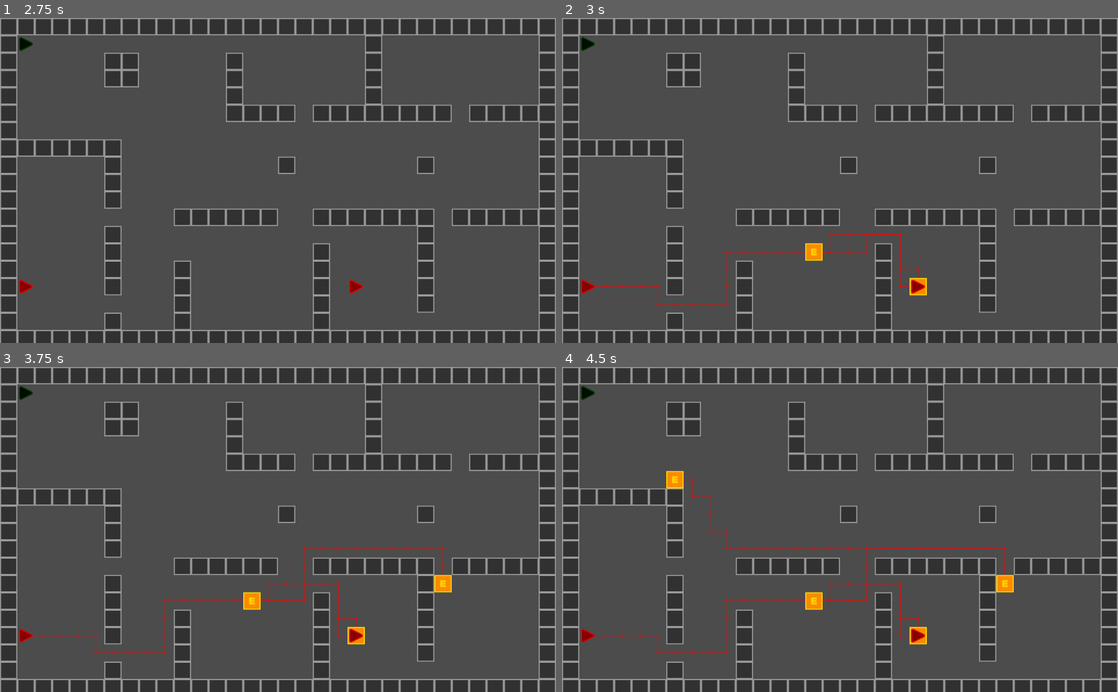
Above: before the commit, frames 1-4 (two rows, left to right).
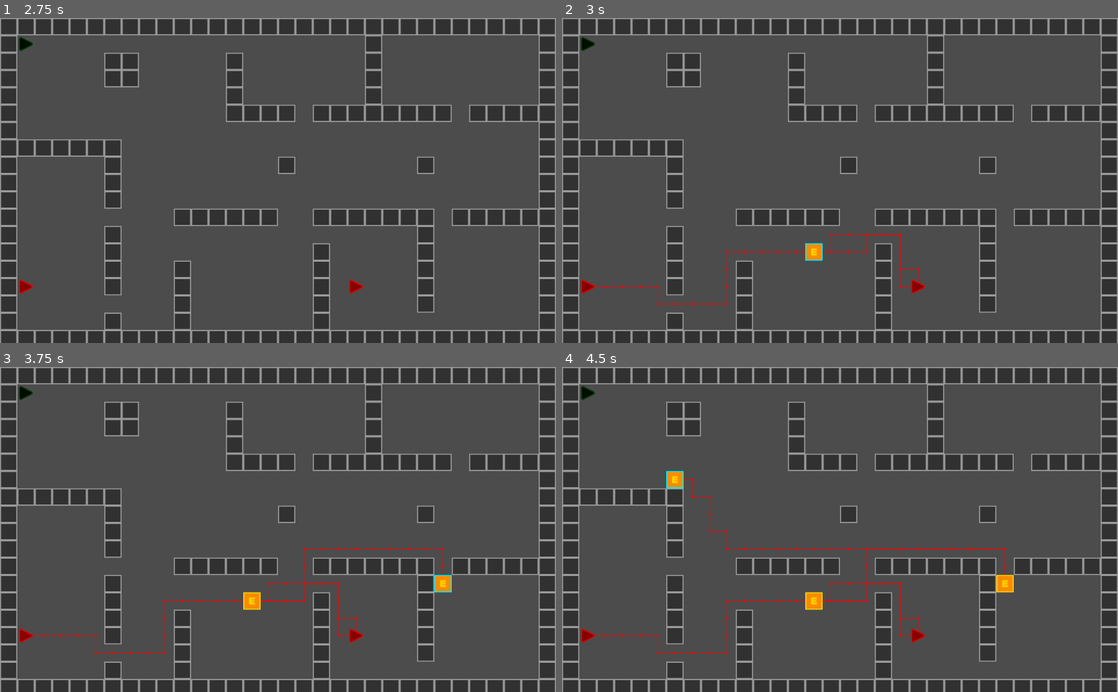
Above: after the commit, the same moments.

Repository: Matthew-Underwood/Jasper
Game: Godot game, scene res://Main.tscn
Same seed, same stepped clock (60 frames per second), same inputs: the game is played once before the commit and once after it.
Inputs (mouse positions are in pixels of both pictures, inside the frame that each line leads up to):
- Up to frame 1 (2.75 s): tap Enter at 0.5, 2 s; move the mouse to (27, 44) at 0.52 s; press the mouse at (27, 44) at 0.53 s; tap Space at 1.25 s; move the mouse to (27, 287) at 1.27 s; release the mouse at (27, 287) at 1.28 s; click (27, 287) at 1.35 s; move the mouse to (355, 287) at 2.02 s; press the mouse at (355, 287) at 2.03 s
- Up to frame 2 (3 s): tap Space at 2.75 s; move the mouse to (812, 245) at 2.77 s; release the mouse at (812, 245) at 2.78 s; click (812, 245) at 2.85 s
- Up to frame 3 (3.75 s): tap Enter at 3.5 s; move the mouse to (444, 578) at 3.52 s; press the mouse at (444, 578) at 3.53 s
- Up to frame 4 (4.5 s): tap Space at 4.25 s; move the mouse to (673, 480) at 4.27 s; release the mouse at (673, 480) at 4.28 s; click (673, 480) at 4.35 s

Frame 1 is identical in both runs. In frame 2, 0.2% of the frame differs, in the area x 43-66%, y 69-86%; in frame 3, 0.2%; in frame 4, 0.2%, in the area x 18-66%, y 31-86%.

Commit message:
Select waypoints
Select the way points. Need to work on moving way points in another branch.

Diff:
--- a/Area2D.gd
+++ b/Area2D.gd
@@ -2,7 +2,7 @@
 
 
 func _input_event(camera, event, id):
-	if event.is_action_pressed("click"):
+	if event.is_action_pressed("confirm_click"):
 		var tileMap = get_node("/root/Node2D/TileMap")
 		var characterInfo = get_parent().getCharacterInfo()
 		tileMap.getPath(characterInfo)
--- /dev/null
+++ b/ChangeState.gd
@@ -0,0 +1,23 @@
+extends Node2D
+
+var _selectedNode
+var _plainNode
+var _waypointParent
+
+func _ready():
+	_selectedNode = get_node("Selected")
+	_plainNode = get_node("Plain")
+
+func setWayPointParent(waypointParent):
+	_waypointParent = waypointParent
+
+func _on_ChangeState_input_event(viewport, event, shape_idx):
+	if event.is_action_pressed("confirm_click"):
+		print("waypoint input")
+		if !_waypointParent.get_children().empty():
+			for waypoint in _waypointParent.get_children():
+				waypoint.get_node("Selected").visible = false
+				waypoint.get_node("Plain").visible = true
+		_selectedNode.visible = true
+		_plainNode.visible = false
+		get_tree().set_input_as_handled()
--- a/Main.tscn
+++ b/Main.tscn
@@ -15,3 +15,5 @@
 script = ExtResource( 1 )
 
 [node name="Characters" type="Node2D" parent="."]
+
+[node name="WayPoints" type="Node2D" parent="."]
--- a/Position2D.gd
+++ b/Position2D.gd
@@ -35,7 +35,8 @@
 #		_target_point_world = _path[0]
 
 func _unhandled_input(event):
-	if event.is_action_pressed("click"):
+	if event.is_action_pressed("confirm_click"):
+		print("unhandled")
 		var global_mouse_pos = get_global_mouse_position()
 		_target_position = global_mouse_pos
 		_change_state(States.FOLLOW)
@@ -52,6 +53,10 @@
 
 func _change_state(new_state):
 	if new_state == States.FOLLOW:
+		if get_node("/root/Node2D/TileMap").hasPath(_characterInfo, _target_position):
+			print("has path")
+			return
+
 		_path = get_node("/root/Node2D/TileMap").createPath(
 			_characterInfo,
 			position,
--- a/TileMap.gd
+++ b/TileMap.gd
@@ -12,11 +12,16 @@
 var _obstacles : Array
 var _waypoints: WayPoints
 var _previousClickedWayPoint
+var _selected = false
+var _waypointNode
+var _wayPointParentNode
 
 func _ready():
+	_wayPointParentNode = get_tree().get_root().get_node("Node2D/WayPoints")
 	var pathingFactory = load("res://classes/pathing_factory.gd")
 	var waypoints = load("res://classes/pathing/waypoints.gd")
 	var map = load("res://classes/map.gd")
+	_waypointNode = load("res://waypoint.tscn")
 	_waypoints = waypoints.new()
 	_map = map.new(Vector2(32, 19))
 	pathingFactory = pathingFactory.new()
@@ -30,9 +35,6 @@
 
 	if !_pointPaths.has(id) || _pointPaths[id].empty():
 		return
-
-	for waypoint in _waypoints.getAll(id):
-		set_cell(waypoint["end"].x, waypoint["end"].y, 2)
 
 	for index in range(1, len(_pointPaths[id])):
 		var previousIndex = index - 1
@@ -49,6 +51,14 @@
 		if id != currentId:
 			_clearPreviousPathDrawing(id)
 	_recalculatePath(currentId)
+	if !_waypoints.has(currentId, 0):
+		return
+	for waypoint in _waypoints.getAll(currentId):
+		_addWayPointNode(waypoint["end"])
+
+
+func hasPath(characterInfo : CharacterInfo, targetPoint : Vector2) -> bool:
+	return _waypoints.hasPosition(characterInfo.getId(), world_to_map(targetPoint))
 
 func createPath(characterInfo : CharacterInfo, startPoint : Vector2, targetPoint : Vector2):
 
@@ -75,31 +85,32 @@
 		var points = _pathing.getPath(waypoint["start"], waypoint["end"])
 		for point in points:
 			_pointPaths[id].append(point)
+
 	update()
 
 func _clearPreviousPathDrawing(id : int):
 	if !_waypoints.has(id, 0):
 		return
 
-	for waypoint in _waypoints.getAll(id):
-		set_cell(waypoint["end"].x, waypoint["end"].y, -1)
-
+	for wayPoint in _wayPointParentNode.get_children():
+		wayPoint.queue_free()
 	update()
 
-func _input(event):
-	if event is InputEventMouseButton && event.is_pressed():
-		var clickedPos = world_to_map(event.position)
-		var cell = get_cell(clickedPos.x, clickedPos.y)
-		if cell == 2:
-			var id = _characterInfo.getId()
-			if _previousClickedWayPoint != null && _waypoints.hasPosition(id, _previousClickedWayPoint):
-				set_cellv(_previousClickedWayPoint, 2)
-			elif _previousClickedWayPoint != null:
-				set_cellv(_previousClickedWayPoint, get_cellv(_previousClickedWayPoint))
-
-			set_cellv(clickedPos, 3)
-			_previousClickedWayPoint = clickedPos
-			get_tree().set_input_as_handled()
+#func _input(event):
+#	if event is InputEventMouseButton && event.is_pressed():
+#		var clickedPos = world_to_map(event.position)
+#		var cell = get_cell(clickedPos.x, clickedPos.y)
+#		if cell == 2:
+#			var id = _characterInfo.getId()
+#			if _previousClickedWayPoint != null && _waypoints.hasPosition(id, _previousClickedWayPoint):
+#				set_cellv(_previousClickedWayPoint, 2)
+#			elif _previousClickedWayPoint != null:
+#				set_cellv(_previousClickedWayPoint, get_cellv(_previousClickedWayPoint))
+#
+#			set_cellv(clickedPos, 3)
+#			_selected = true
+#			_previousClickedWayPoint = clickedPos
+#			get_tree().set_input_as_handled()
 
 
 func _setPathStartPosition(value):
@@ -121,5 +132,17 @@
 	else:
 		var lastItem = _waypoints.getLastItem(_characterInfo.getId())
 		_waypoints.add(_characterInfo.getId(), lastItem["end"], value)
-	set_cell(value.x, value.y, 2)
+	_addWayPointNode(value)
 	pathEndPosition = value
+
+
+func _getTileMapCentrePoint(mapPoint : Vector2) -> Vector2:
+	var x = mapPoint.x * cell_size.x + (cell_size.x / 2)
+	var y = mapPoint.y * cell_size.y + (cell_size.y / 2)
+	return Vector2(x, y)
+
+func _addWayPointNode(mapPoint : Vector2):
+	var waypointNode = _waypointNode.instance()
+	waypointNode.setWayPointParent(_wayPointParentNode)
+	waypointNode.position = _getTileMapCentrePoint(mapPoint)
+	_wayPointParentNode.add_child(waypointNode)
--- a/classes/pathing/waypoints.gd
+++ b/classes/pathing/waypoints.gd
@@ -34,6 +34,8 @@
 	return waypointId <= (_waypoints[characterId].size() - 1)
 
 func hasPosition(characterId : int, pos : Vector2) -> bool:
+	if !has(characterId, 0):
+		return false
 	for waypoint in getAll(characterId):
 		if waypoint["start"] == pos || waypoint["end"] == pos:
 			return true
--- a/project.godot
+++ b/project.godot
@@ -50,7 +50,7 @@
 
 [input]
 
-click={
+confirm_click={
 "deadzone": 0.5,
 "events": [ Object(InputEventMouseButton,"resource_local_to_scene":false,"resource_name":"","device":0,"alt":false,"shi …(212 unchanged characters)…
  ]
--- /dev/null
+++ b/waypoint.gd
@@ -0,0 +1,16 @@
+extends Node2D
+
+
+# Declare member variables here. Examples:
+# var a = 2
+# var b = "text"
+
+
+# Called when the node enters the scene tree for the first time.
+func _ready():
+	pass # Replace with function body.
+
+
+# Called every frame. 'delta' is the elapsed time since the previous frame.
+#func _process(delta):
+#	pass
--- /dev/null
+++ b/waypoint.tscn
@@ -0,0 +1,24 @@
+[gd_scene load_steps=5 format=2]
+
+[ext_resource path="res://sprites/path_end.png" type="Texture" id=1]
+[ext_resource path="res://sprites/path_selected.png" type="Texture" id=2]
+[ext_resource path="res://ChangeState.gd" type="Script" id=3]
+
+[sub_resource type="RectangleShape2D" id=1]
+extents = Vector2( 16, 16 )
+
+[node name="WayPoint" type="Node2D"]
+script = ExtResource( 3 )
+
+[node name="Plain" type="Sprite" parent="."]
+texture = ExtResource( 1 )
+
+[node name="Selected" type="Sprite" parent="."]
+visible = false
+texture = ExtResource( 2 )
+
+[node name="ChangeState" type="Area2D" parent="."]
+
+[node name="CollisionShape2D" type="CollisionShape2D" parent="ChangeState"]
+shape = SubResource( 1 )
+[connection signal="input_event" from="ChangeState" to="." method="_on_ChangeState_input_event"]
